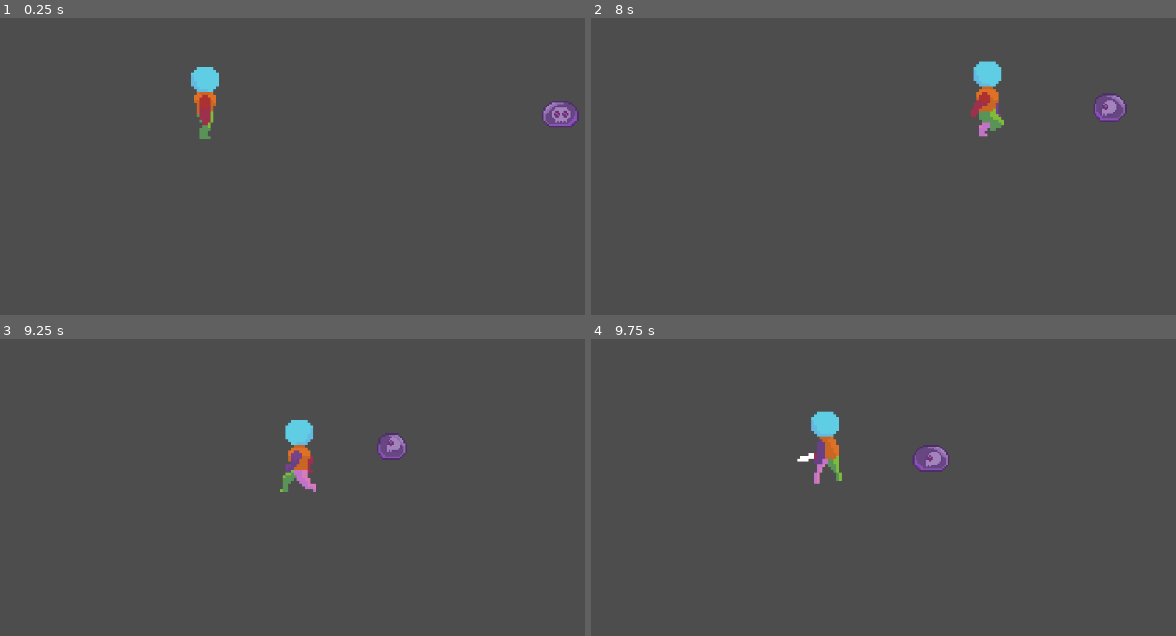
Above: before the commit, frames 1-4 (two rows, left to right).
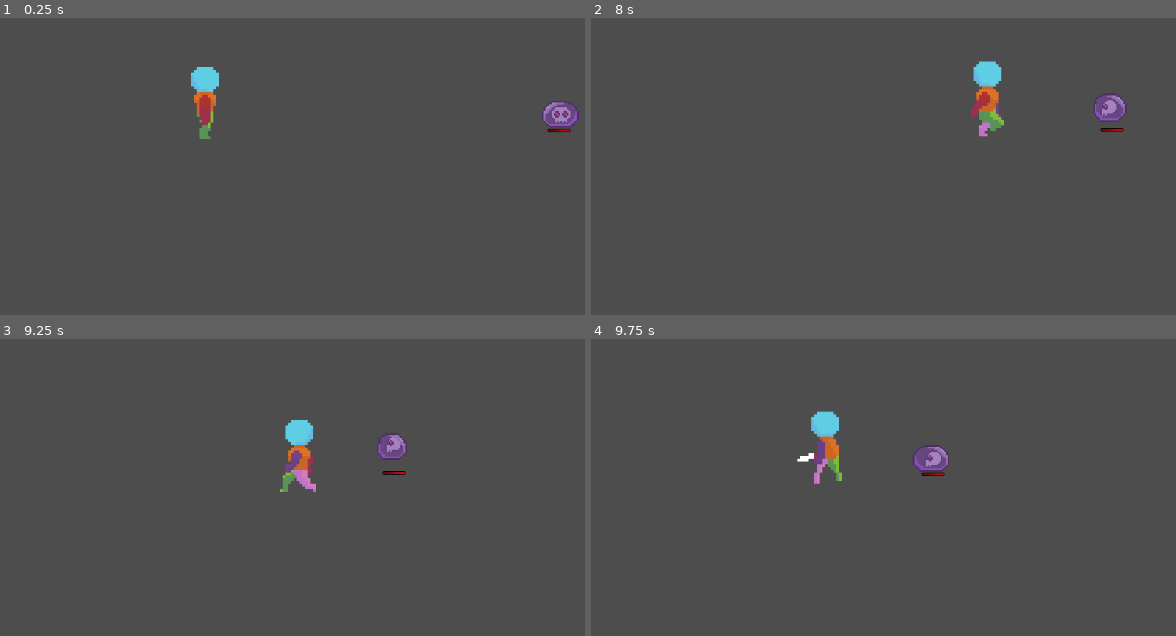
Above: after the commit, the same moments.

Repository: TheWeirdSpaceFox/TopDown
Game: Godot game, scene res://Scene/main.tscn
The game is run twice, just before and just after one commit, with the same random seed, the same clock (stepped at 60 frames per second) and the same inputs.
Inputs (mouse positions are in pixels of both pictures, inside the frame that each line leads up to):
- Up to frame 1 (0.25 s): no input
- Up to frame 2 (8 s): move the mouse to (1111, 92) at 0.52 s; hold D (right) 0.53-1.28 s; click (1111, 92) at 0.6 s; move the mouse to (778, 136) at 1.27 s; hold S (down) 1.28-2.03 s; tap Shift (run) every 1.5 s from 1.35 to 7.35 s; move the mouse to (outside the picture) at 2.02 s; hold D (right) 2.03-2.78 s; click (outside the picture) at 2.1 s; move the mouse to (895, 202) at 2.77 s; hold W (up) 2.78-3.53 s; move the mouse to (outside the picture) at 3.52 s; hold A (left) 3.53-5.03 s; click (outside the picture) at 3.6 s; move the mouse to (696, 44) at 4.27 s; move the mouse to (977, 113) at 5.02 s; hold S (down) 5.03-5.78 s; click (977, 113) at 5.1 s; move the mouse to (outside the picture) at 5.77 s; hold D (right) 5.78-6.53 s; move the mouse to (1111, 92) at 6.52 s; hold W (up) 6.53-7.28 s; click (1111, 92) at 6.6 s; move the mouse to (778, 136) at 7.27 s; hold D (right) from 7.28 s (still down)
- Up to frame 3 (9.25 s): move the mouse to (outside the picture) at 8.02 s; release D (right) at 8.03 s; hold S (down) 8.03-8.78 s; click (outside the picture) at 8.1 s; move the mouse to (304, 523) at 8.77 s; hold A (left) from 8.78 s (still down); tap Shift (run) at 8.85 s
- Up to frame 4 (9.75 s): move the mouse to (outside the picture) at 9.52 s; release A (left) at 9.53 s; hold W (up) from 9.53 s (still down); click (outside the picture) at 9.6 s

The runs differ from the first frame. In frame 1, less than 0.1% of the frame differs, in the area x 93-98%, y 37-39%; in frame 2, less than 0.1%, in the area x 87-92%, y 37-39%; in frame 3, less than 0.1%; in frame 4, less than 0.1%.

Commit message:
Enemy Health Bar

Diff:
--- /dev/null
+++ b/Scene/health_bar.tscn
@@ -0,0 +1,19 @@
+[gd_scene load_steps=4 format=3 uid="uid://bmy8vyalkiwgc"]
+
+[ext_resource type="Texture2D" uid="uid://cy6xju8rty4si" path="res://Assets/UI/HealthBar.png" id="1_8ylvg"]
+[ext_resource type="Script" uid="uid://c7h0ab1a56ep" path="res://Script/health_bar.gd" id="1_twuq3"]
+[ext_resource type="Texture2D" uid="uid://dis6a52dgn65y" path="res://Assets/UI/HealthBarred.png" id="2_twuq3"]
+
+[node name="HealthBar" type="Node2D"]
+script = ExtResource("1_twuq3")
+
+[node name="HealthUnder" type="Sprite2D" parent="."]
+texture = ExtResource("1_8ylvg")
+centered = false
+
+[node name="Health" type="Sprite2D" parent="."]
+position = Vector2(1, 1)
+texture = ExtResource("2_twuq3")
+centered = false
+region_enabled = true
+region_rect = Rect2(1, 1, 31, 3)
--- a/Scene/slime.tscn
+++ b/Scene/slime.tscn
@@ -1,8 +1,9 @@
-[gd_scene load_steps=69 format=3 uid="uid://cyfe71lf1fsea"]
+[gd_scene load_steps=70 format=3 uid="uid://cyfe71lf1fsea"]
 
 [ext_resource type="Texture2D" uid="uid://cmfieuen8wfg2" path="res://Assets/Enemys/Slime-Sheet.png" id="1_bpba4"]
 [ext_resource type="Script" uid="uid://bv5ydts1po4n3" path="res://Script/slime.gd" id="1_ssh8c"]
 [ext_resource type="AudioStream" uid="uid://d4munb6yak3vv" path="res://Assets/Audio/SlimeHit.wav" id="3_vnxak"]
+[ext_resource type="PackedScene" uid="uid://bmy8vyalkiwgc" path="res://Scene/health_bar.tscn" id="4_bte5j"]
 
 [sub_resource type="AtlasTexture" id="AtlasTexture_ssh8c"]
 atlas = ExtResource("1_bpba4")
@@ -538,5 +539,9 @@
 stream = ExtResource("3_vnxak")
 pitch_scale = 1.29
 
+[node name="HealthBar" parent="." instance=ExtResource("4_bte5j")]
+position = Vector2(-8, 16.5)
+scale = Vector2(0.5, 0.5)
+
 [connection signal="body_entered" from="Sight" to="." method="_on_sight_body_entered"]
 [connection signal="body_exited" from="Sight" to="." method="_on_sight_body_exited"]
--- /dev/null
+++ b/Script/health_bar.gd
@@ -0,0 +1,14 @@
+extends Node2D
+
+@onready var health_bar: Sprite2D = $Health
+@onready var default_width = health_bar.region_rect.size.x
+@onready var default_height = health_bar.region_rect.size.y
+
+
+func update_health(new_health: int) -> void:
+	#resize health bar
+	var new_width = (new_health / 100.0) * default_width
+	health_bar.region_rect = Rect2(1, 1, new_width, default_height)
+
+func remove_die() -> void:
+	$HealthUnder.visible = false
--- a/Script/slime.gd
+++ b/Script/slime.gd
@@ -2,6 +2,8 @@
 
 @onready var animated_sprite_2d: AnimatedSprite2D = $AnimatedSprite2D
 @onready var take_damage_sound: AudioStreamPlayer2D = $TakeDamage
+@onready var health_bar: Node2D = $HealthBar
+
 
 const SPEED = 150.0
 
@@ -26,6 +28,7 @@
 
 func take_damage(damage: int, attacker_position: Vector2) -> void:
 	health -= damage
+	health_bar.update_health(health)
 	if health <= 0:
 		_die(attacker_position)
 	else:
@@ -42,6 +45,7 @@
 
 func _die(position) -> void:
 	is_alive = false
+	health_bar.remove_die()
 	play_animation("death", -position)
 
 	take_damage_sound.pitch_scale = 0.5
--- a/project.godot
+++ b/project.godot
@@ -44,6 +44,7 @@
 attack={
 "deadzone": 0.2,
 "events": [Object(InputEventMouseButton,"resource_local_to_scene":false,"resource_name":"","device":-1,"window_id":0,"a …(253 unchanged characters)…
+, Object(InputEventKey,"resource_local_to_scene":false,"resource_name":"","device":-1,"window_id":0,"alt_pressed":false,"shift_pressed":false,"ctrl_pressed":false,"meta_pressed":false,"pressed":false,"keycode":0,"physical_keycode":32,"key_label":0,"unicode":32,"location":0,"echo":false,"script":null)
 ]
 }
 run={
Binary file added: Assets/UI/HealthBar.png
Not shown, added: Assets/UI/HealthBar.png.import
Binary file added: Assets/UI/HealthBarred.png
Not shown, added: Assets/UI/HealthBarred.png.import
Not shown, added: Script/health_bar.gd.uid
